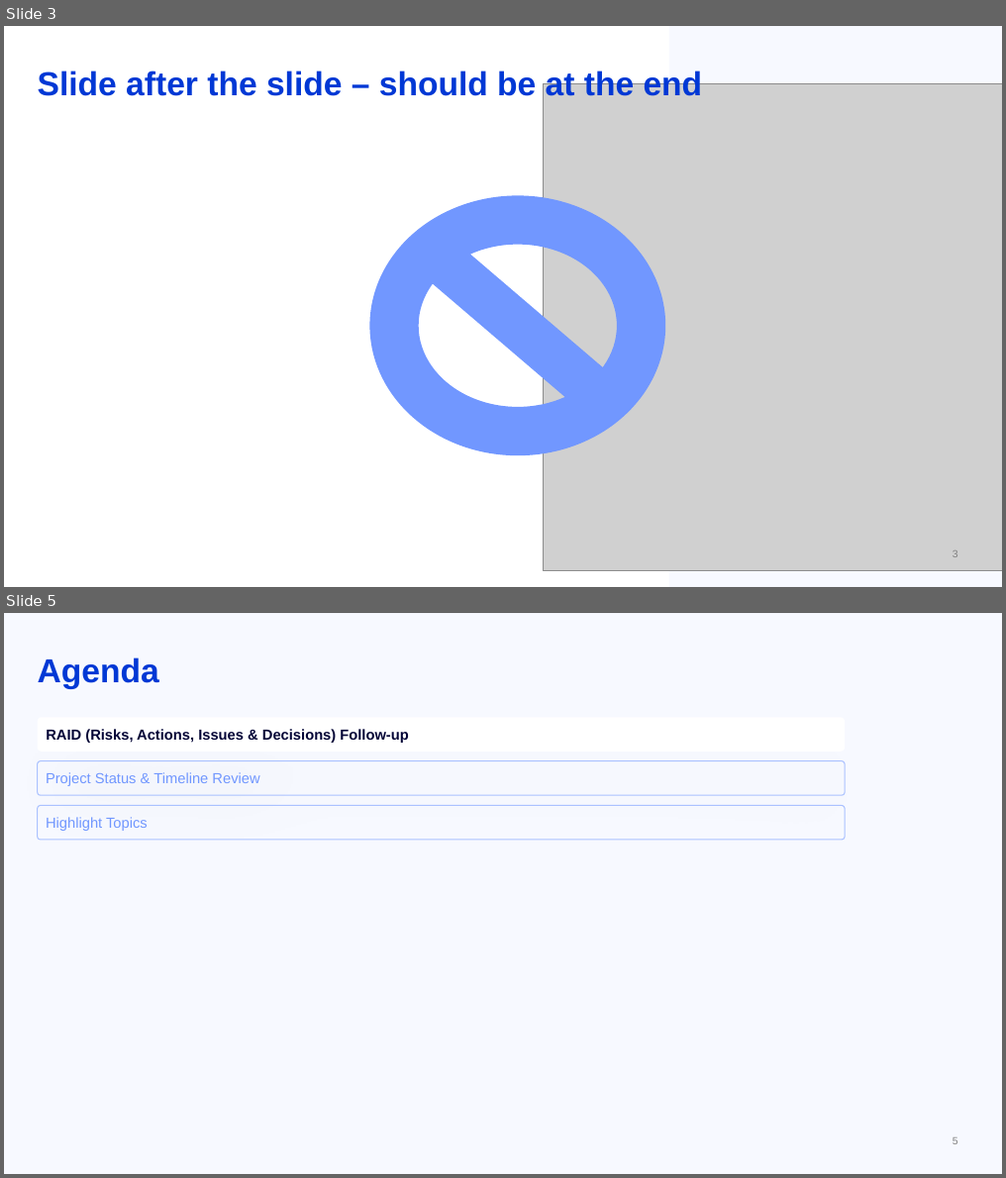
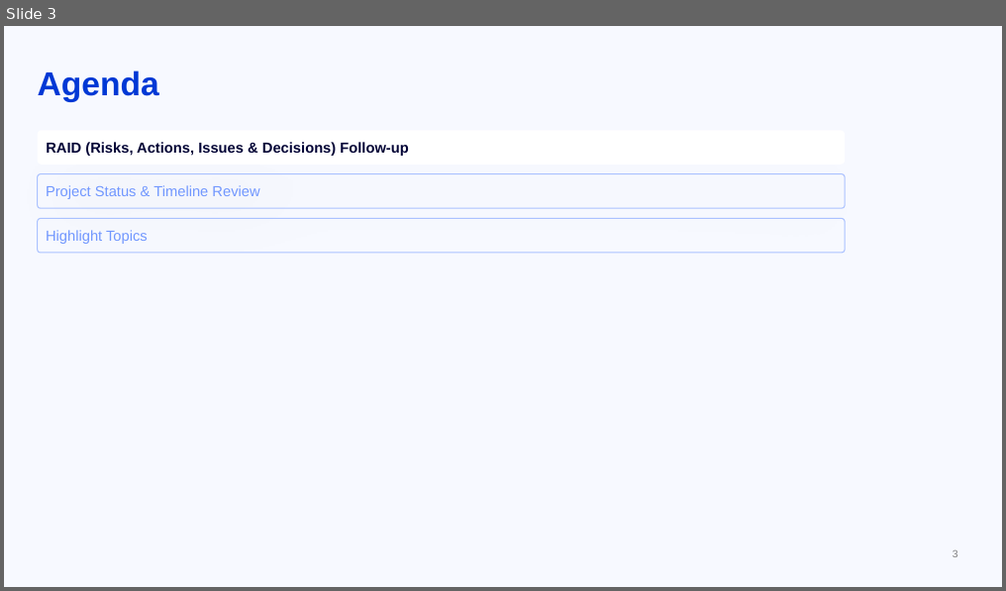
Before and after one commit to stephanHypatos/JIRAAUTOMATER, a slide deck: templates/template.pptx. Shown one above the other, each under a label of ours: slides 3 and 5 before the commit, slide 3 after it; the slides between them are not shown. The pictures are 1006x1178 and 1006x591 pixels, drawn with LibreOffice and Linux fonts; fonts in the diff are those of the drawing; grey boxes stand for pictures; background and template pictures are left out. Boxes give left, top, right and bottom in pixels: in the first picture for what was removed or moved away, otherwise in the second. Text is boxed around its words. In the diff, an @@ line names an element or a change of style, - is before the commit and + after.

```diff
--- a/templates/template.pptx
+++ b/templates/template.pptx
@@ slide 3 removed at bbox=[4, 26, 1002, 587], background #FFFFFF @@
@@ rectangle removed at bbox=[669, 26, 1002, 587] @@
@@ title removed at bbox=[38, 69, 703, 96] @@
-Slide after the slide – should be at the end
@@ picture removed at bbox=[543, 83, 1002, 571] @@
@@ no-entry sign removed at bbox=[370, 196, 665, 457] @@
@@ page number removed at bbox=[952, 551, 958, 558] @@
-3
@@ what was slide 5 is now slide 3 @@
@@ page number at bbox=[952, 551, 958, 558]: text changed @@
-5
+3
```
Also in this commit, not shown: 6 slides changed, 1 slide added, 3 other slides removed.
